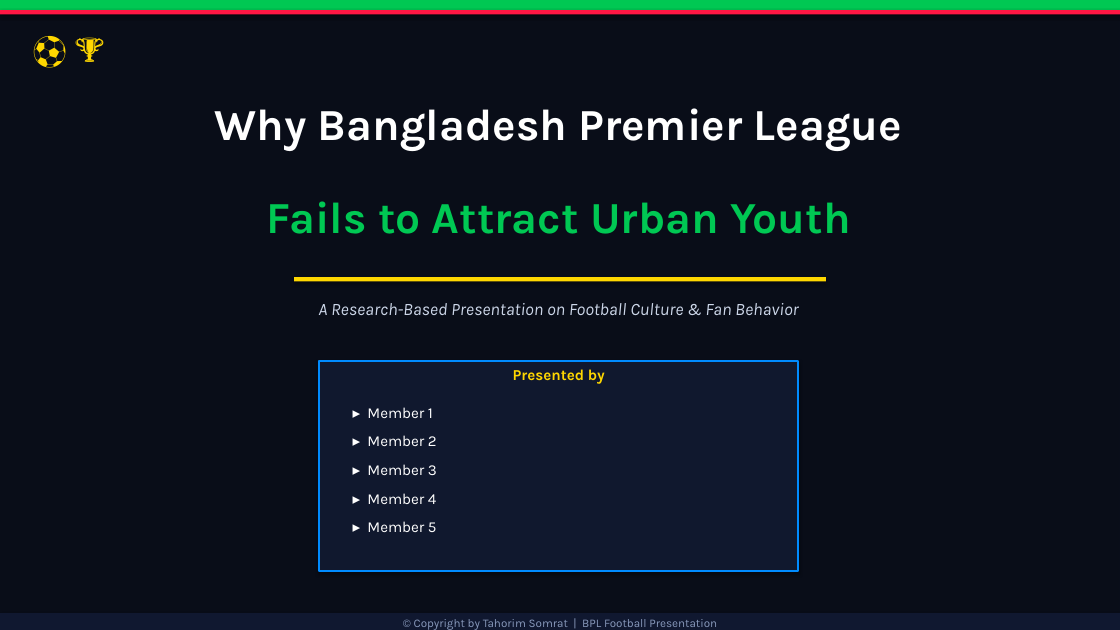
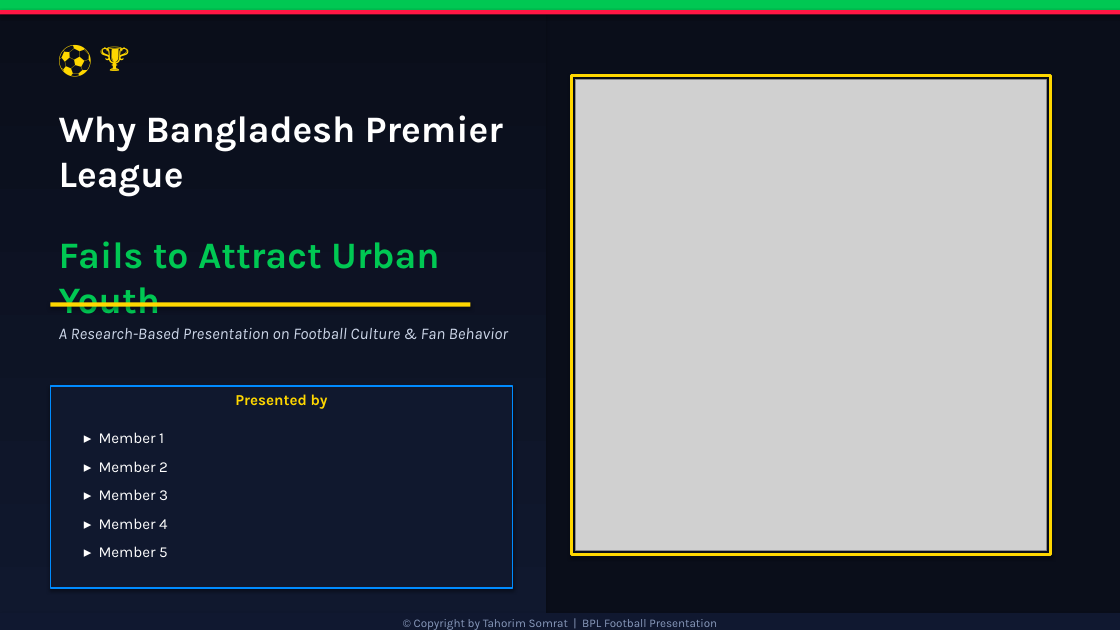
Before and after one commit to Tahorim/bpl-presentation-analysis, a slide deck: slide 1 of BPL_Presentation.pptx. Drawn at 1120x630 pixels with LibreOffice and Linux fonts; fonts in the diff are those of the drawing; grey boxes stand for pictures; background and template pictures are left out. Boxes give left, top, right and bottom in pixels: in the first picture for what was removed or moved away, otherwise in the second. Text is boxed around its words. In the diff, an @@ line names an element or a change of style, - is before the commit and + after.

Commit message:
Update Slide 1 to a modern split layout with user provided image on the right

```diff
--- a/BPL_Presentation.pptx
+++ b/BPL_Presentation.pptx
@@ rectangle removed at (x1=0, y1=0, x2=1120, y2=630) @@
@@ rectangle added at (x1=0, y1=0, x2=546, y2=630), fill gradient #0A0E1A to #10182E @@
@@ text "⚽ 🏆" moved from (x1=25, y1=25, x2=277, y2=92) to (x1=50, y1=34, x2=302, y2=101) @@
@@ rectangle added at (x1=571, y1=76, x2=1050, y2=555), outline #FFD700 2.5 pt @@
@@ picture added at (x1=576, y1=80, x2=1046, y2=550) @@
@@ text "Why Bangladesh Premier League" moved from (x1=215, y1=108, x2=903, y2=151) to (x1=59, y1=115, x2=503, y2=197) @@
@@ text "Why Bangladesh Premier League" at (x1=59, y1=115, x2=503, y2=197): size 38 to 32 pt; alignment centre to left @@
@@ text "Fails to Attract Urban Youth" at (x1=59, y1=241, x2=439, y2=314): size 38 to 32 pt; alignment centre to left @@
@@ text "Fails to Attract Urban Youth" moved from (x1=266, y1=201, x2=851, y2=234) to (x1=59, y1=241, x2=439, y2=314) @@
@@ rectangle removed at (x1=294, y1=277, x2=826, y2=281) @@
@@ text "A Research-Based Presentation on Football ..." moved from (x1=318, y1=303, x2=798, y2=315) to (x1=59, y1=328, x2=508, y2=339) @@
@@ text "A Research-Based Presentation on Football ..." at (x1=59, y1=328, x2=508, y2=339): size 15 to 14 pt; alignment centre to left @@
@@ rectangle added at (x1=50, y1=302, x2=471, y2=307), fill #FFD700 @@
@@ text "Presented by" moved from (x1=513, y1=369, x2=605, y2=384) to (x1=235, y1=394, x2=328, y2=409) @@
@@ rectangle resized from (x1=319, y1=361, x2=798, y2=571) to (x1=50, y1=386, x2=513, y2=588) @@
@@ text "▸ Member 1" moved from (x1=367, y1=407, x2=433, y2=418) to (x1=99, y1=432, x2=164, y2=443) @@
@@ text "▸ Member 2" moved from (x1=367, y1=435, x2=437, y2=446) to (x1=99, y1=461, x2=168, y2=472) @@
@@ text "▸ Member 3" moved from (x1=367, y1=464, x2=437, y2=475) to (x1=99, y1=489, x2=168, y2=500) @@
@@ text "▸ Member 5" moved from (x1=367, y1=521, x2=437, y2=532) to (x1=99, y1=546, x2=168, y2=557) @@
@@ text "▸ Member 4" moved from (x1=367, y1=493, x2=436, y2=504) to (x1=99, y1=518, x2=167, y2=529) @@
```
Also in this commit, not shown: 4 other slides changed, 1 other file.
